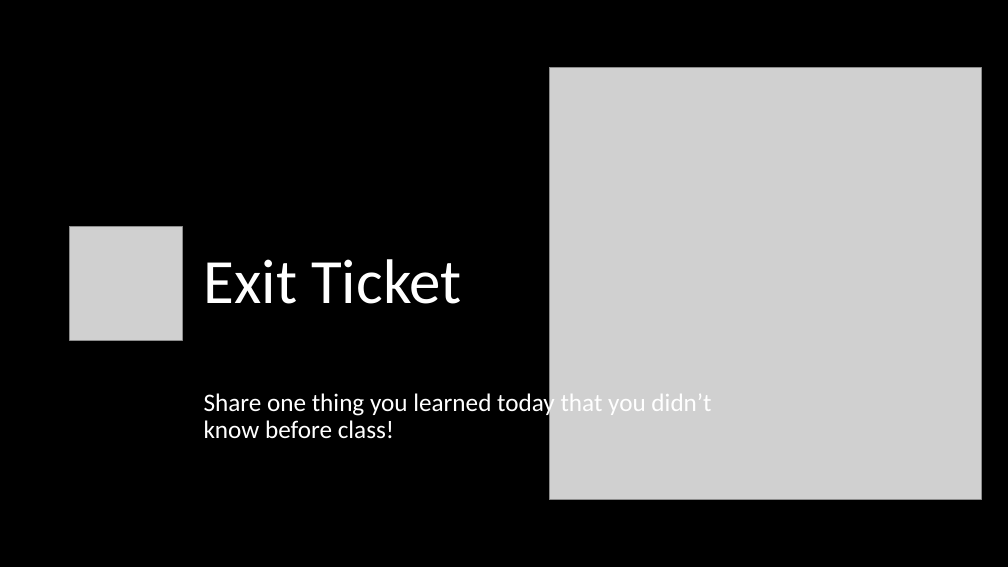
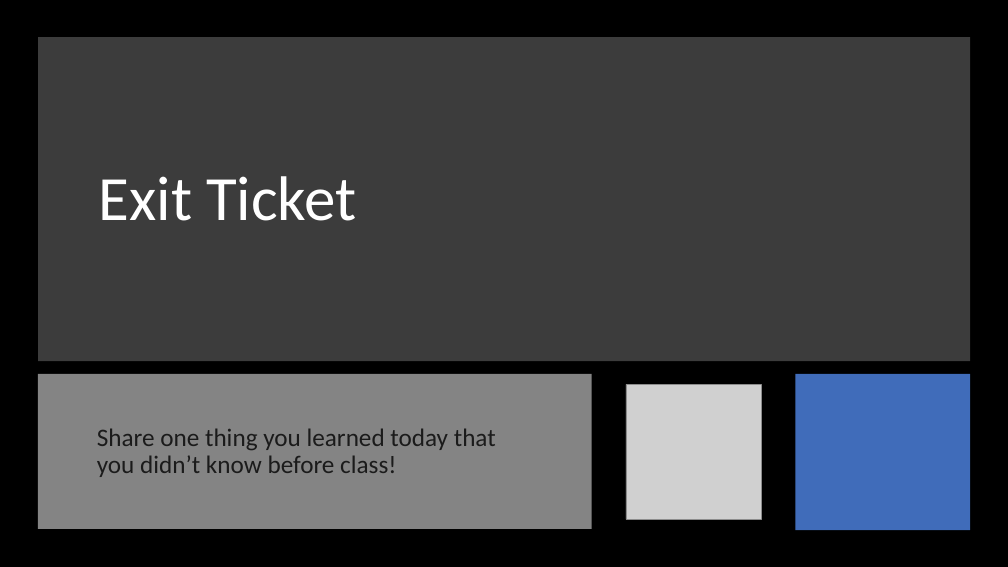
Before and after one commit to orstewar/ist346-content, a slide deck: slide 9 of content/_template_.pptx. Drawn at 1008x567 pixels with LibreOffice and Linux fonts; fonts in the diff are those of the drawing; grey boxes stand for pictures. Boxes give left, top, right and bottom in pixels: in the first picture for what was removed or moved away, otherwise in the second. Text is boxed around its words. In the diff, an @@ line names an element or a change of style, - is before the commit and + after.

```diff
--- a/content/_template_.pptx
+++ b/content/_template_.pptx
@@ rectangle added at [39,37,971,361], fill #404040 at 95% opacity @@
@@ picture removed at [549,67,981,499] @@
@@ title "Exit Ticket": place and size @@
-title "Exit Ticket" at [204,259,461,304]
+title "Exit Ticket" at [99,176,356,221]
@@ picture removed at [70,227,183,340] @@
@@ rectangle added at [38,374,592,529], fill #A5A5A5 at 80% opacity @@
@@ picture added at [626,384,761,520] @@
@@ rectangle added at [796,374,970,530], fill #4472C4 at 95% opacity @@
@@ text "Share one thing you learned ...": place and size @@
-text "Share one thing you learned ..." at [204,391,711,439]
+text "Share one thing you learned ..." at [97,428,496,477]
@@ text "Share one thing you learned ..." at [97,428,496,477]: text colour #FFFFFF to #1B1B1B; vertical alignment top to middle @@
```
Also in this commit, not shown: 1 other slide changed, 1 slide removed, 8 other files.
